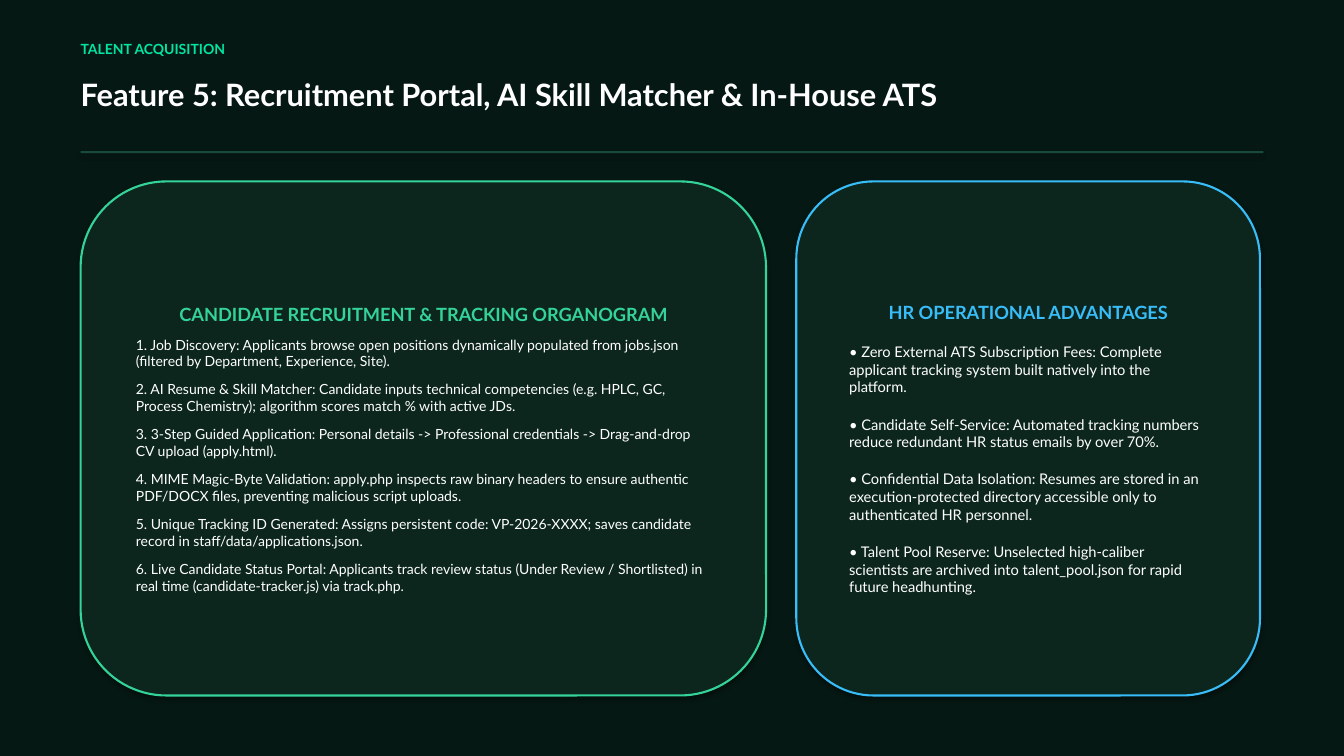
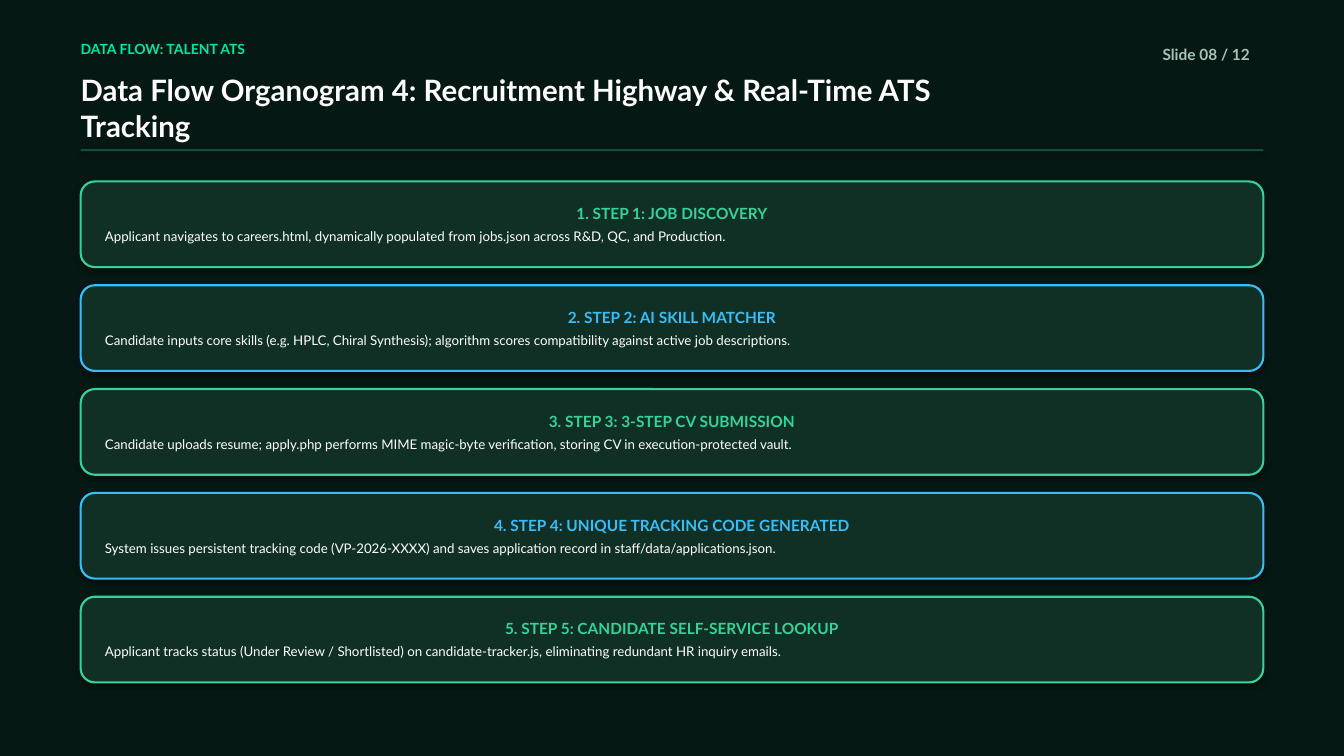
Before and after one commit to saikrishna-bethamcharla/vasudhapharma-green, a slide deck: slide 8 of Vasudha_Pharma_Executive_Presentation.pptx. Drawn at 1344x756 pixels with LibreOffice and Linux fonts; fonts in the diff are those of the drawing. Boxes give left, top, right and bottom in pixels: in the first picture for what was removed or moved away, otherwise in the second. Text is boxed around its words. In the diff, an @@ line names an element or a change of style, - is before the commit and + after.

Commit message:
docs(presentation): align deck with client feedback - focus on organograms, hero screenshot, and data highways

```diff
--- a/Vasudha_Pharma_Executive_Presentation.pptx
+++ b/Vasudha_Pharma_Executive_Presentation.pptx
@@ text at <box>81,43,245,54</box>: text changed @@
-TALENT ACQUISITION
+DATA FLOW: TALENT ATS
@@ text added at <box>1163,48,1250,60</box>, 11 pt, text #A7C4B8, bold @@
+Slide 08 / 12
@@ text at <box>81,79,931,142</box>: text changed; size 22 to 21 pt @@
-Feature 5: Recruitment Portal, AI Skill Matcher & In-House ATS
+Data Flow Organogram 4: Recruitment Highway & Real-Time ATS Tracking
@@ rounded rectangle "1. STEP 1: JOB DISCOVERY": place and size @@
-rounded rectangle "1. STEP 1: JOB DISCOVERY" at <box>797,181,1260,696</box>
+rounded rectangle "1. STEP 1: JOB DISCOVERY" at <box>81,181,1263,267</box>
@@ rounded rectangle "1. STEP 1: JOB DISCOVERY" at <box>81,181,1263,267</box>: fill #0C261E to #103026; outline #38BDF8 1.5 pt to #34D399 1.5 pt @@
@@ rounded rectangle removed at <box>81,181,766,696</box> @@
-CANDIDATE RECRUITMENT & TRACKING ORGANOGRAM
-1. Job Discovery: Applicants browse open positions dynamically populated from jobs.json (filtered by Department, Experience, Site).
-2. AI Resume & Skill Matcher: Candidate inputs technical competencies (e.g. HPLC, GC, Process Chemistry); algorithm scores match % with active JDs.
-3. 3-Step Guided Application: Personal details -> Professional credentials -> Drag-and-drop CV upload (apply.html).
-4. MIME Magic-Byte Validation: apply.php inspects raw binary headers to ensure authentic PDF/DOCX files, preventing malicious script uploads.
-5. Unique Tracking ID Generated: Assigns persistent code: VP-2026-XXXX; saves candidate record in staff/data/applications.json.
-6. Live Candidate Status Portal: Applicants track review status (Under Review / Shortlisted) in real time (candidate-tracker.js) via track.php.
@@ text in rounded rectangle at <box>105,208,767,244</box>: text changed; size 10.5 to 9.5 pt @@
-HR OPERATIONAL ADVANTAGES
-• Zero External ATS Subscription Fees: Complete applicant tracking system built natively into the platform.
-• Candidate Self-Service: Automated tracking numbers reduce redundant HR status emails by over 70%.
-• Confidential Data Isolation: Resumes are stored in an execution-protected directory accessible only to authenticated HR personnel.
-• Talent Pool Reserve: Unselected high-caliber scientists are archived into talent_pool.json for rapid future headhunting.
+1. STEP 1: JOB DISCOVERY
+Applicant navigates to careers.html, dynamically populated from jobs.json across R&D, QC, and Production.
@@ rounded rectangle added at <box>81,285,1263,371</box>, fill #103026, outline #38BDF8 1.5 pt, 9.5 pt, text #FFFFFF @@
+2. STEP 2: AI SKILL MATCHER
+Candidate inputs core skills (e.g. HPLC, Chiral Synthesis); algorithm scores compatibility against active job descriptions.
@@ rounded rectangle added at <box>81,389,1263,475</box>, fill #103026, outline #34D399 1.5 pt, 9.5 pt, text #FFFFFF @@
+3. STEP 3: 3-STEP CV SUBMISSION
+Candidate uploads resume; apply.php performs MIME magic-byte verification, storing CV in execution-protected vault.
@@ rounded rectangle added at <box>81,493,1263,579</box>, fill #103026, outline #38BDF8 1.5 pt, 9.5 pt, text #FFFFFF @@
+4. STEP 4: UNIQUE TRACKING CODE GENERATED
+System issues persistent tracking code (VP-2026-XXXX) and saves application record in staff/data/applications.json.
@@ rounded rectangle added at <box>81,597,1263,683</box>, fill #103026, outline #34D399 1.5 pt, 9.5 pt, text #FFFFFF @@
+5. STEP 5: CANDIDATE SELF-SERVICE LOOKUP
+Applicant tracks status (Under Review / Shortlisted) on candidate-tracker.js, eliminating redundant HR inquiry emails.
```
Also in this commit, not shown: 4 other slides changed, 7 slides added, 7 slides removed, 2 other files.
